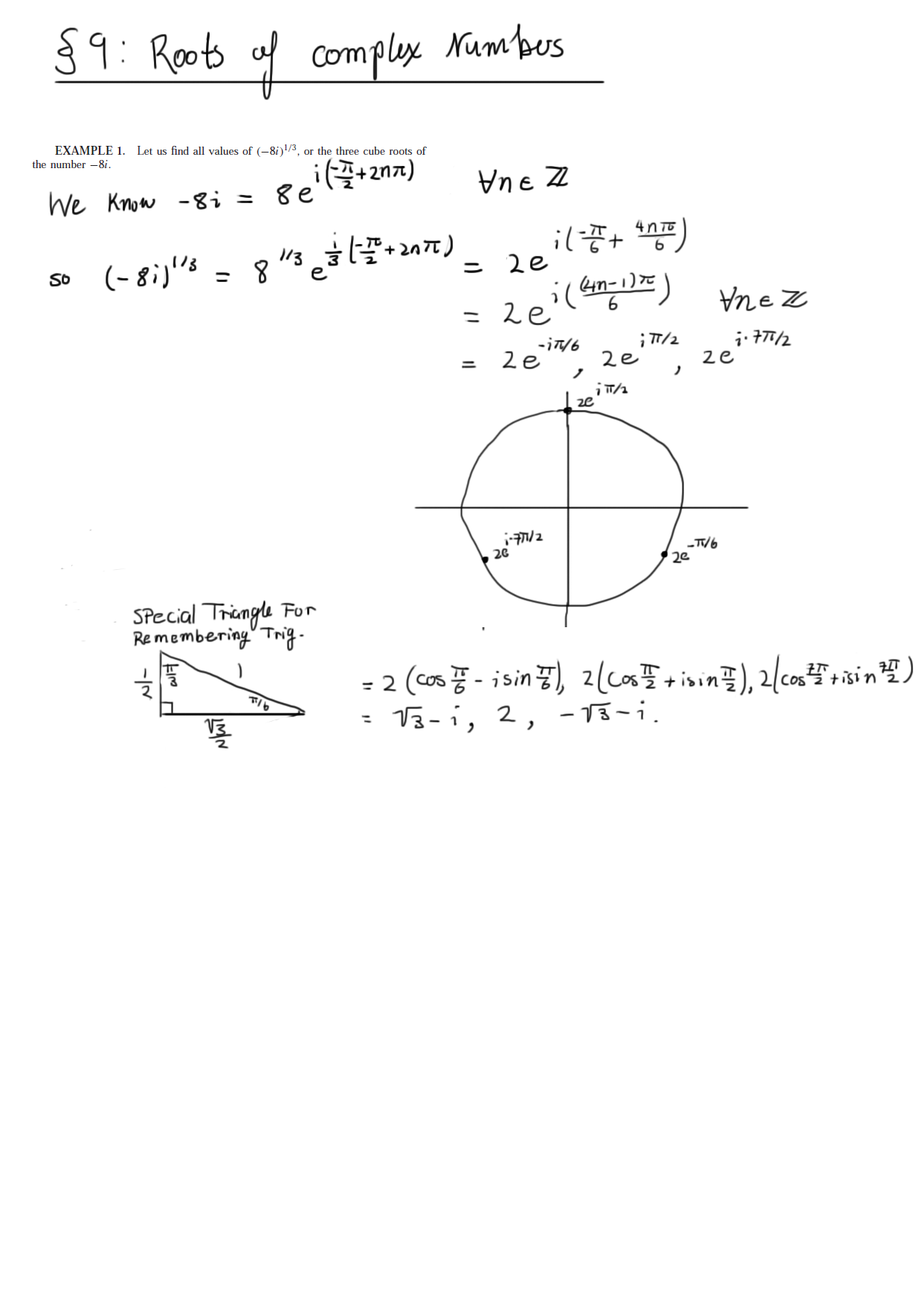
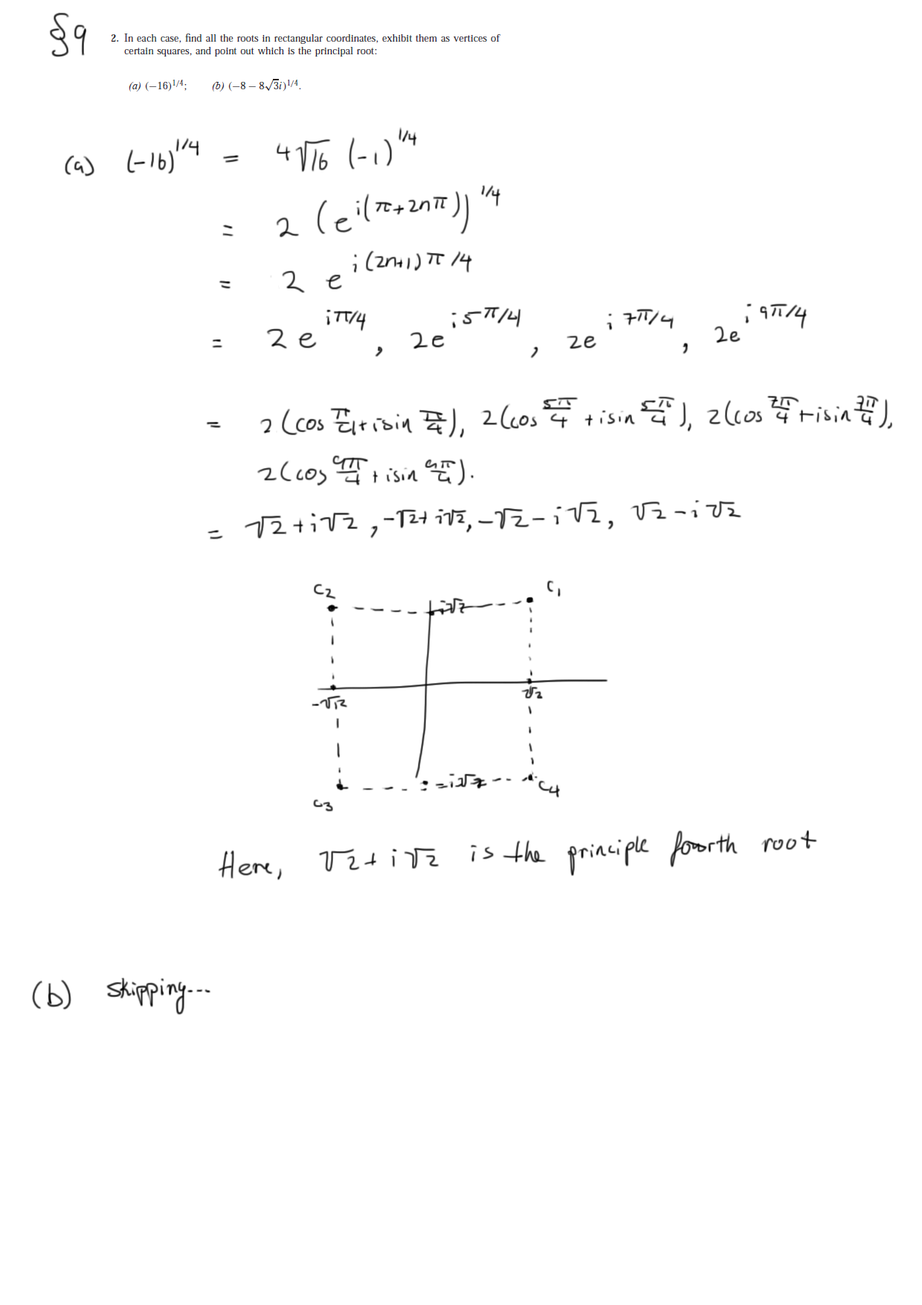
Two versions of the same layered image (922×1305). Layer-by-layer changes:
added layer "ch. 9 - Exercise 2" in group "Chapter 9" over (31, 11, 894, 1016)
hid "ch. 9 - Example 2", painted on it over (60, 12, 876, 500)
hid "ch. 9 - Example 1", painted on it over (31, 22, 915, 875)
